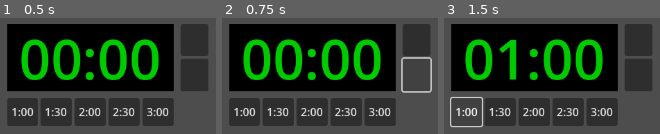
Above: before the commit, frames 1-3 (left to right).
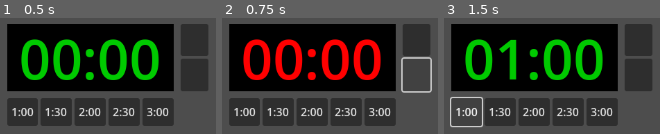
Above: after the commit, the same moments.

Repository: jonatas57/placar-morganti
Game: Godot game, scene res://control.tscn
The game is run twice, just before and just after one commit, with the same random seed, the same clock (stepped at 60 frames per second) and the same inputs.
Inputs (mouse positions are in pixels of both pictures, inside the frame that each line leads up to):
- Up to frame 1 (0.5 s): no input
- Up to frame 2 (0.75 s): click (416, 74) at 0.5 s
- Up to frame 3 (1.5 s): click "1:00" at 1.25 s

Frame 1 is identical in both runs. In frame 2, 11% of the frame differs, in the area x 9-74%, y 18-54%; in frame 3, nothing differs.

Commit message:
feat: troca cor do timer durante segundos finais

Diff:
--- a/timer.gd
+++ b/timer.gd
@@ -25,6 +25,16 @@
 	self.time = time
 	if pause_time:
 		self.paused = true
+
+	if time < 20:
+		var parity = int(time) % 2
+		if parity == 0:
+			label.label_settings.font_color = Color.RED
+		else:
+			label.label_settings.font_color = Color.YELLOW
+	else:
+		label.label_settings.font_color = Color.from_string("#00ca00", Color.GREEN)
+
 	label.text = format_time(time)
 
 func format_time(time: float) -> String:
